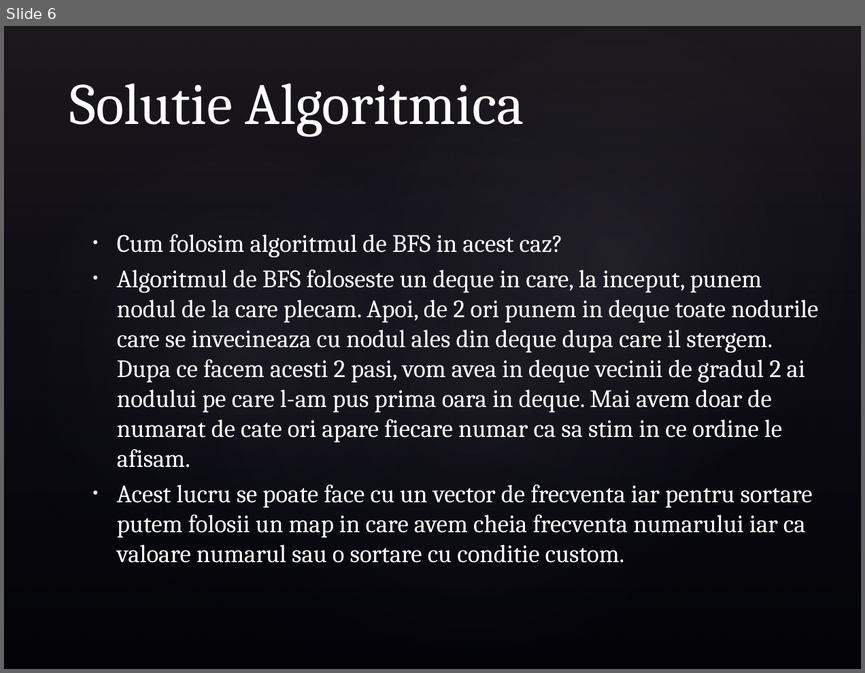
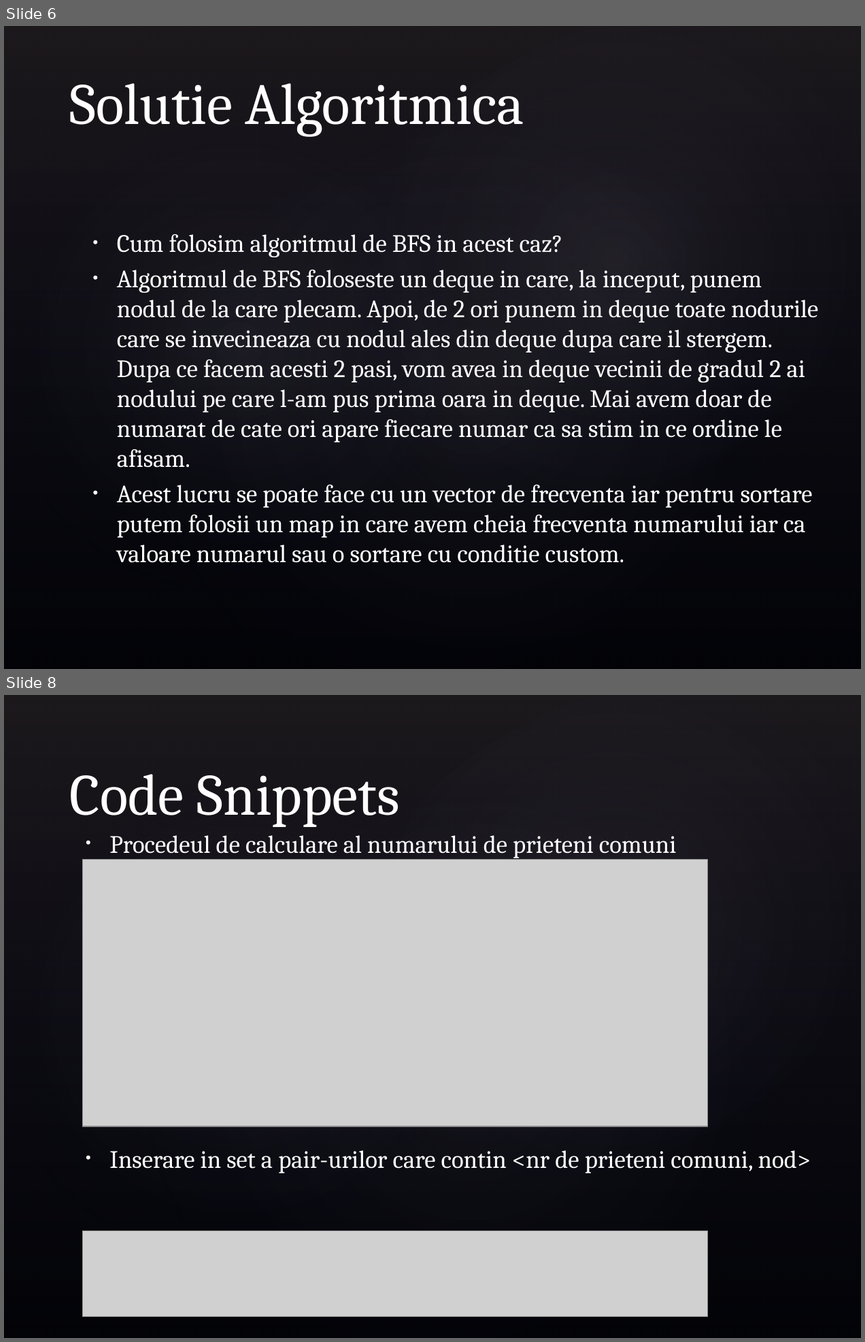
Before and after one commit to MickeyGT/Free-work-stuff, a slide deck: Presented-Problems/Turcu Gabriel - FoF.pptx. Shown one above the other, each under a label of ours: slide 6 before the commit, slides 6 and 8 after it; the slides between them are not shown. The pictures are 865x673 and 865x1342 pixels, drawn with LibreOffice and Linux fonts; fonts in the diff are those of the drawing; grey boxes stand for pictures; background and template pictures are left out. Boxes give left, top, right and bottom in pixels: in the first picture for what was removed or moved away, otherwise in the second. Text is boxed around its words. In the diff, an @@ line names an element or a change of style, - is before the commit and + after.

```diff
--- a/Presented-Problems/Turcu Gabriel - FoF.pptx
+++ b/Presented-Problems/Turcu Gabriel - FoF.pptx
@@ slide 8 added at [4, 695, 861, 1338], background picture (left out); not listed: 4 template elements that a slide beside it also shows @@
@@ title added at [70, 774, 400, 827], 49 pt, text #FFFFFF @@
+Code Snippets
@@ text added at [109, 835, 811, 1173], 21 pt, text #FFFFFF @@
+• Procedeul de calculare al numarului de prieteni comuni
+• Inserare in set a pair-urilor care contin <nr de prieteni comuni, nod>
@@ picture added at [83, 860, 707, 1126] @@
@@ picture added at [83, 1231, 707, 1317] @@
```
Also in this commit, not shown: 1 slide changed, 3 other slides added, 4 other files.
